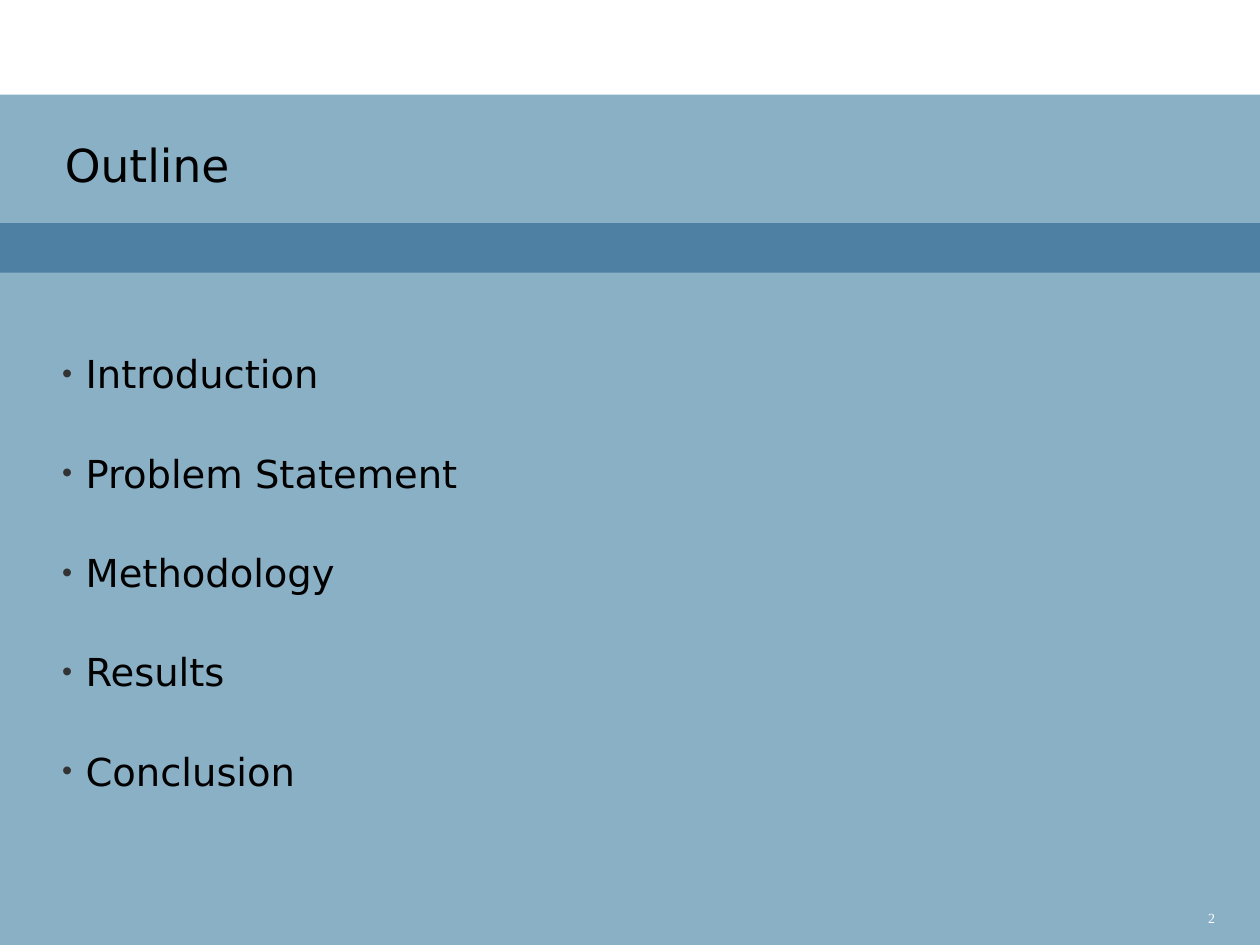
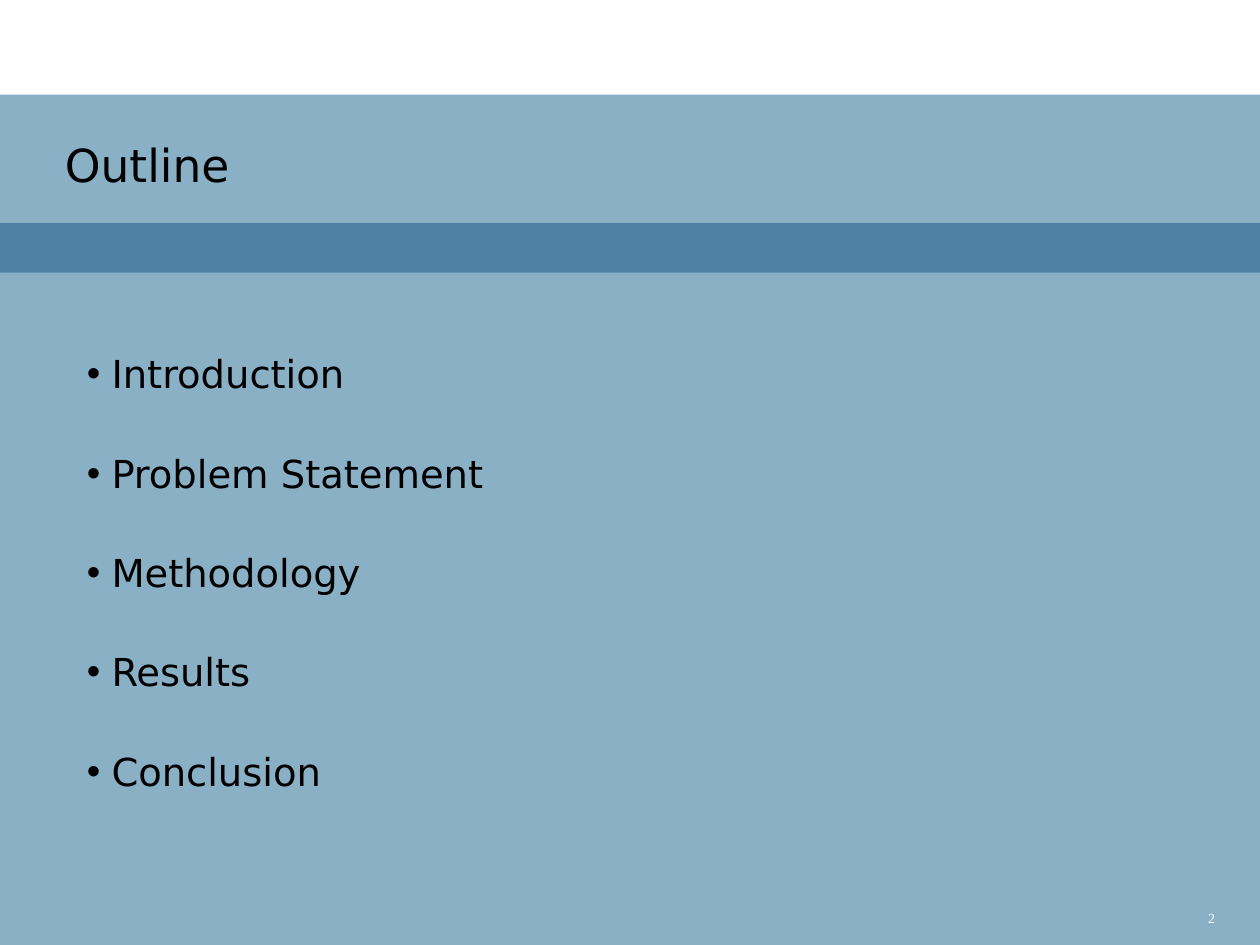
Before and after one commit to Danidude/Master-Thesis, a slide deck: slide 2 of Report/IKT 590 Master Thesis.ppt. Drawn at 1260x945 pixels with LibreOffice and Linux fonts; fonts in the diff are those of the drawing; background and template pictures are left out. Boxes give left, top, right and bottom in pixels: in the first picture for what was removed or moved away, otherwise in the second. Text is boxed around its words. In the diff, an @@ line names an element or a change of style, - is before the commit and + after.

Commit message:
Fixed bullets

```diff
--- a/Report/IKT 590 Master Thesis.ppt
+++ b/Report/IKT 590 Master Thesis.ppt
@@ text "Introduction" at (x1=112, y1=358, x2=483, y2=787): indent changed; bullet colour #333333 to #000000 @@
```
